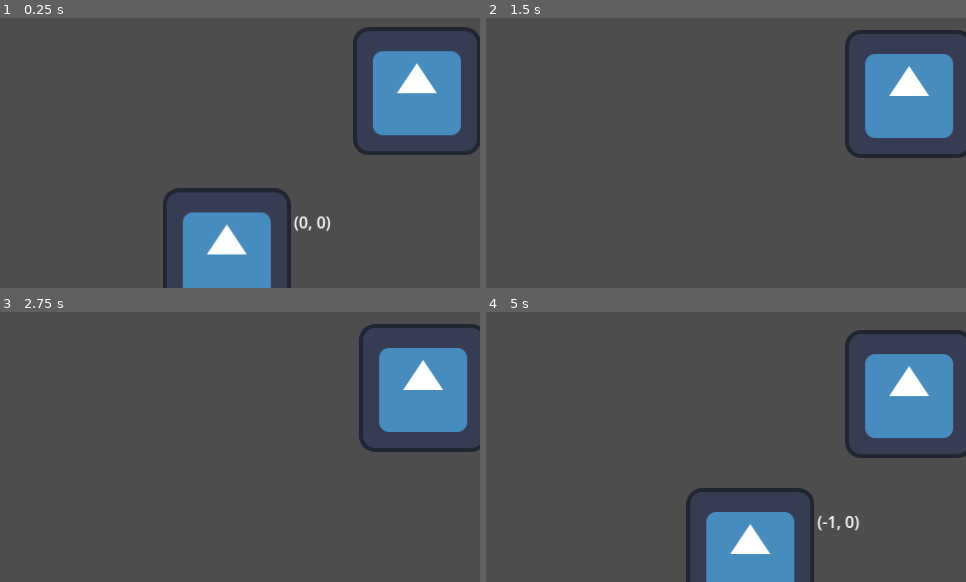
Above: before the commit, frames 1-4 (two rows, left to right).
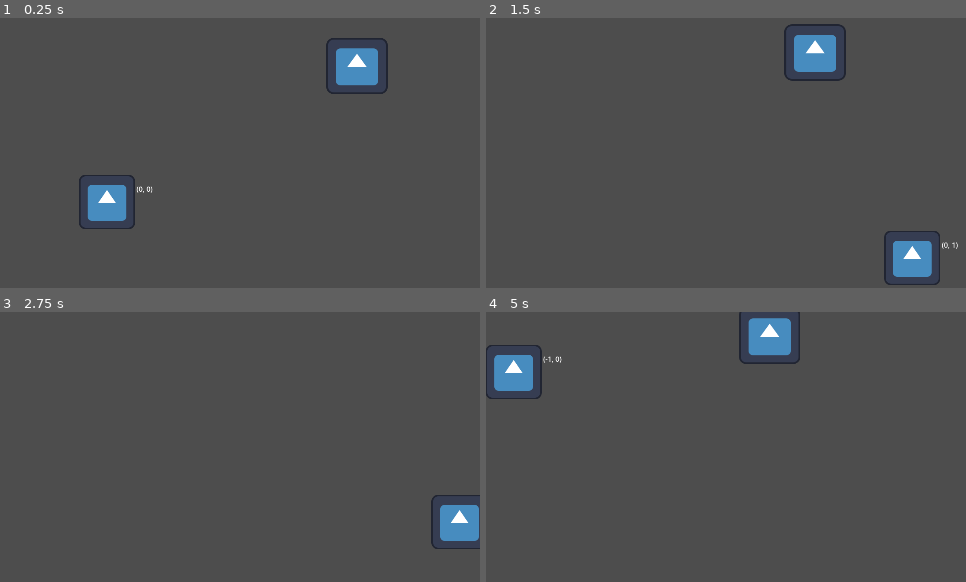
Above: after the commit, the same moments.

Repository: skycatminepokie/hackusu-25
Game: Godot game, scene res://Scenes/world.tscn
Two runs of this game, one before a commit and one after it. Both use one fixed random seed, a clock stepped at 60 frames per second and the inputs below. The engine's default icon, where the game draws it, is replaced by a stand-in: a white triangle on a blue panel in a dark square.
Inputs:
- Up to frame 1 (0.25 s): no input
- Up to frame 2 (1.5 s): hold D (Right) 0.53-1.28 s; hold S (Down) from 1.28 s (still down)
- Up to frame 3 (2.75 s): release S (Down) at 2.03 s; hold D (Right) from 2.03 s (still down)
- Up to frame 4 (5 s): release D (Right) at 2.78 s; hold W (Up) 2.78-3.53 s; hold A (Left) from 3.53 s (still down)

The runs differ from the first frame. In frame 1, 16% of the frame differs, in the area x 16-100%, y 3-100%; in frame 2, 9.7%; in frame 3, 8.1%; in frame 4, 16%.

Commit message:
works with small screen

Diff:
--- a/Scenes/player.tscn
+++ b/Scenes/player.tscn
@@ -7,6 +7,7 @@
 size = Vector2(126, 131)
 
 [node name="Player" type="CharacterBody2D"]
+scale = Vector2(0.44, 0.428571)
 script = ExtResource("1_odrw6")
 
 [node name="CollisionShape2D" type="CollisionShape2D" parent="."]
--- a/Scenes/stairs.tscn
+++ b/Scenes/stairs.tscn
@@ -1,13 +1,14 @@
-[gd_scene load_steps=3 format=3 uid="uid://de2p726clrlc"]
+[gd_scene load_steps=3 format=3 uid="uid://dm7pi0jr3cpwr"]
 
 [ext_resource type="Texture2D" uid="uid://drlo5hlmlxy2d" path="res://Assets/stairs.png" id="1_eom7w"]
 
 [sub_resource type="RectangleShape2D" id="RectangleShape2D_jjdqi"]
-size = Vector2(32, 32)
+size = Vector2(128, 128)
 
 [node name="Stairs" type="Node2D"]
 
 [node name="Sprite2D" type="Sprite2D" parent="."]
+scale = Vector2(2, 2)
 texture = ExtResource("1_eom7w")
 
 [node name="Area2D" type="Area2D" parent="."]
--- a/Scenes/world.tscn
+++ b/Scenes/world.tscn
@@ -4,10 +4,10 @@
 [ext_resource type="Texture2D" uid="uid://d4j473i5dkwll" path="res://Assets/icon.svg" id="2_ejpn4"]
 
 [sub_resource type="RectangleShape2D" id="RectangleShape2D_dk8tl"]
-size = Vector2(165, 1096.71)
+size = Vector2(165, 286)
 
 [sub_resource type="RectangleShape2D" id="RectangleShape2D_2ico7"]
-size = Vector2(1927, 124)
+size = Vector2(485, 124)
 
 [node name="World" type="Node2D"]
 
@@ -17,27 +17,27 @@
 [node name="StaticBody2D" type="StaticBody2D" parent="Camera2D"]
 
 [node name="CollisionShape2D" type="CollisionShape2D" parent="Camera2D/StaticBody2D"]
-position = Vector2(-1044, -1.75)
+position = Vector2(-321, 2)
 shape = SubResource("RectangleShape2D_dk8tl")
 
 [node name="StaticBody2D2" type="StaticBody2D" parent="Camera2D"]
 position = Vector2(-549.557, -643.712)
 
 [node name="CollisionShape2D" type="CollisionShape2D" parent="Camera2D/StaticBody2D2"]
-position = Vector2(1582.56, 649.712)
+position = Vector2(876.557, 655.712)
 shape = SubResource("RectangleShape2D_dk8tl")
 
 [node name="StaticBody2D3" type="StaticBody2D" parent="Camera2D"]
 
 [node name="CollisionShape2D" type="CollisionShape2D" parent="Camera2D/StaticBody2D3"]
-position = Vector2(-11, -602)
+position = Vector2(1, -199)
 shape = SubResource("RectangleShape2D_2ico7")
 
 [node name="StaticBody2D3" type="StaticBody2D" parent="Camera2D/StaticBody2D3"]
 position = Vector2(-183.561, 736.672)
 
 [node name="CollisionShape2D" type="CollisionShape2D" parent="Camera2D/StaticBody2D3/StaticBody2D3"]
-position = Vector2(185.561, -141.672)
+position = Vector2(187.561, -539.672)
 shape = SubResource("RectangleShape2D_2ico7")
 
 [node name="Player" parent="." instance=ExtResource("1_th2ir")]
@@ -45,4 +45,5 @@
 
 [node name="Sprite2D" type="Sprite2D" parent="."]
 position = Vector2(117, -92)
+scale = Vector2(0.48, 0.44)
 texture = ExtResource("2_ejpn4")
--- a/Scripts/playermovement.gd
+++ b/Scripts/playermovement.gd
@@ -40,8 +40,8 @@
 			velocity = Vector2(0, speed)
 		Vector2(1,1):
 			velocity = Vector2.ZERO
-	var ypush = pushback(screen_position.y, 240,840)
-	var xpush = pushback(screen_position.x, 240, 1680)
+	var ypush = pushback(screen_position.y, 60,210)
+	var xpush = pushback(screen_position.x, 60, 420)
 	position.y += ypush
 	position.x += xpush
 	camera.position.x -= xpush
